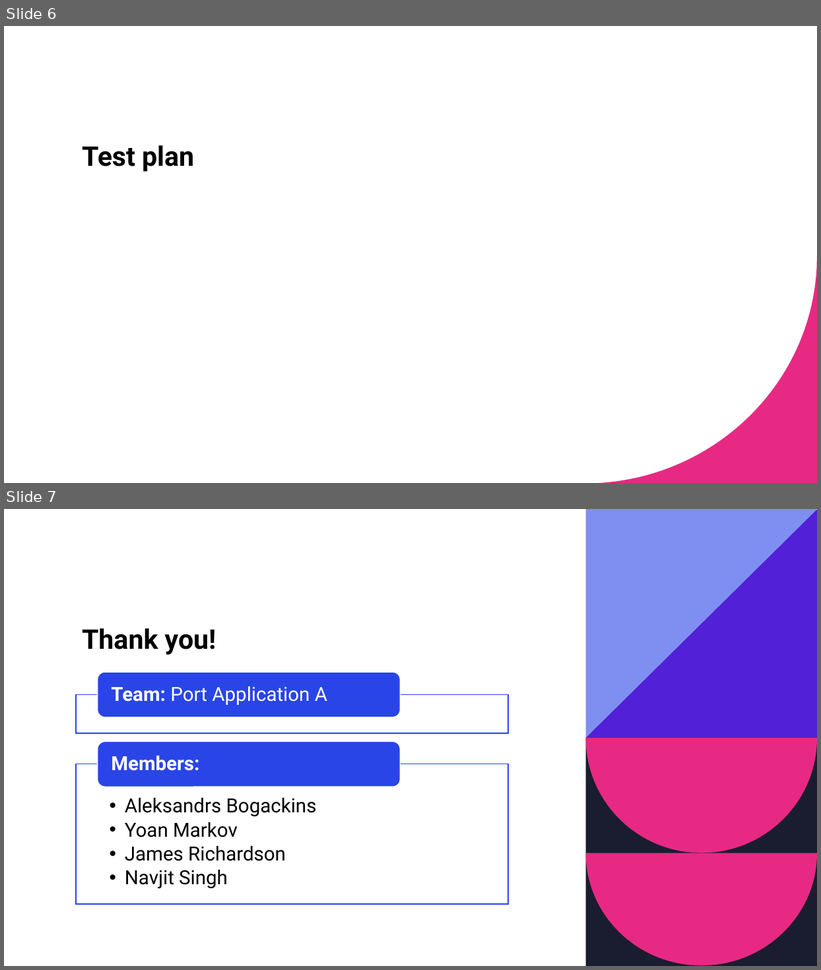
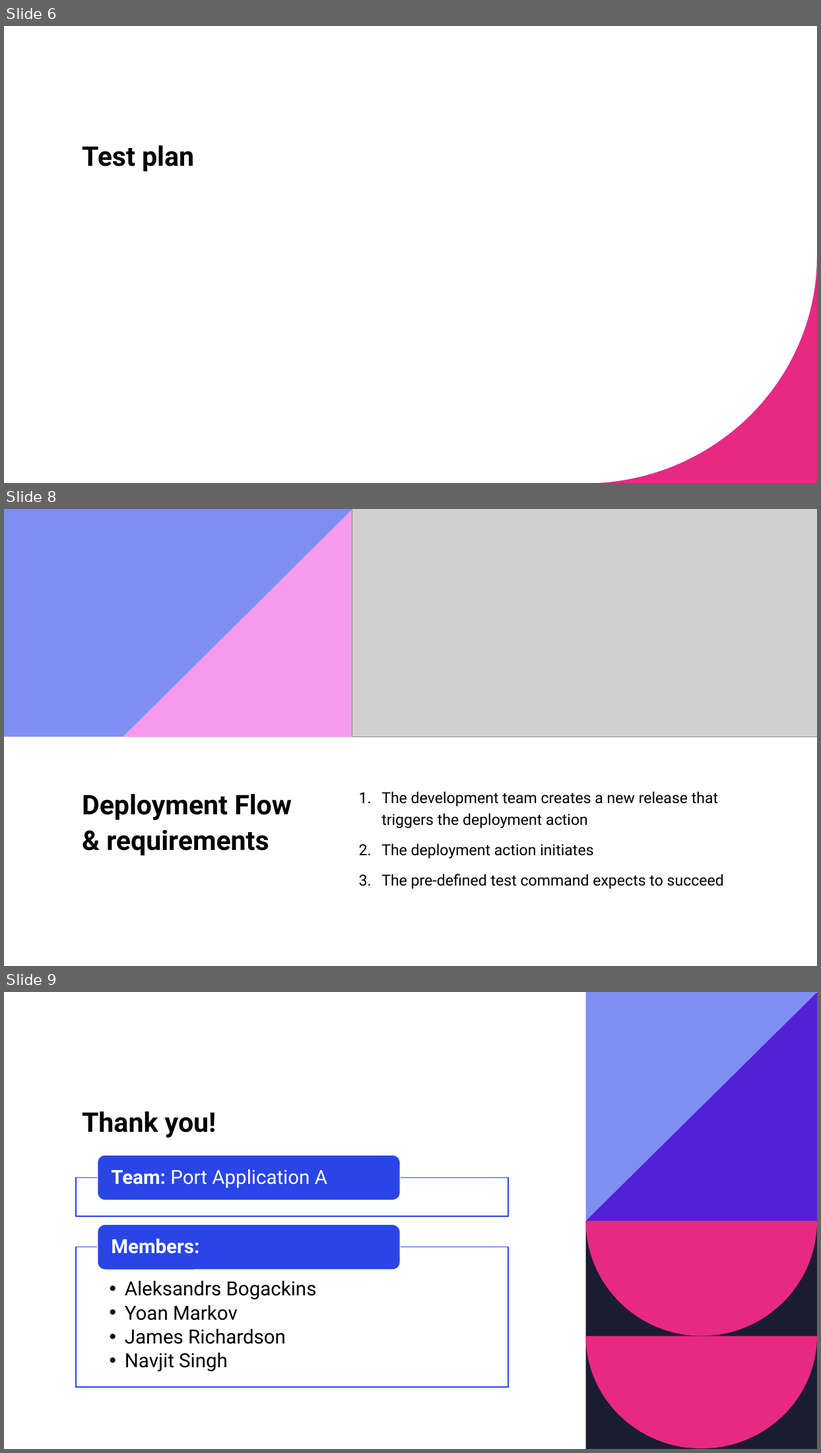
Before and after one commit to navjit80/PortAppA, a slide deck: documentation/Sprint2_PAA.pptx. Shown one above the other, each under a label of ours: slides 6 and 7 before the commit, slides 6, 8 and 9 after it; the slides between them are not shown. The pictures are 821x970 and 821x1453 pixels, drawn with LibreOffice and Linux fonts; fonts in the diff are those of the drawing; grey boxes stand for pictures. Boxes give left, top, right and bottom in pixels: in the first picture for what was removed or moved away, otherwise in the second. Text is boxed around its words. In the diff, an @@ line names an element or a change of style, - is before the commit and + after.

```diff
--- a/documentation/Sprint2_PAA.pptx
+++ b/documentation/Sprint2_PAA.pptx
@@ slide 8 added at box(4, 509, 817, 966), background #FFFFFF; not listed: 1 template element that a slide beside it also shows @@
@@ rectangle added at box(4, 509, 817, 966), fill #FFFFFF @@
@@ rectangle added at box(4, 509, 352, 737), fill #7F8FF1 @@
@@ freeform shape added at box(123, 509, 352, 737), fill #F49CEB @@
@@ picture added at box(352, 509, 817, 737) @@
@@ freeform shape added at box(588, 509, 817, 737), fill #2945E7 @@
@@ title added at box(82, 794, 292, 856), 32 pt, text #000000, bold @@
+Deployment Flow & requirements
@@ text added at box(382, 791, 724, 889), 18 pt, text #000000 @@
+1. The development team creates a new release that triggers the deployment action
+2. The deployment action initiates
+3. The pre-defined test command expects to succeed
@@ what was slide 7 is now slide 9 @@
```
Also in this commit, not shown: 1 slide changed, 1 other slide added.
